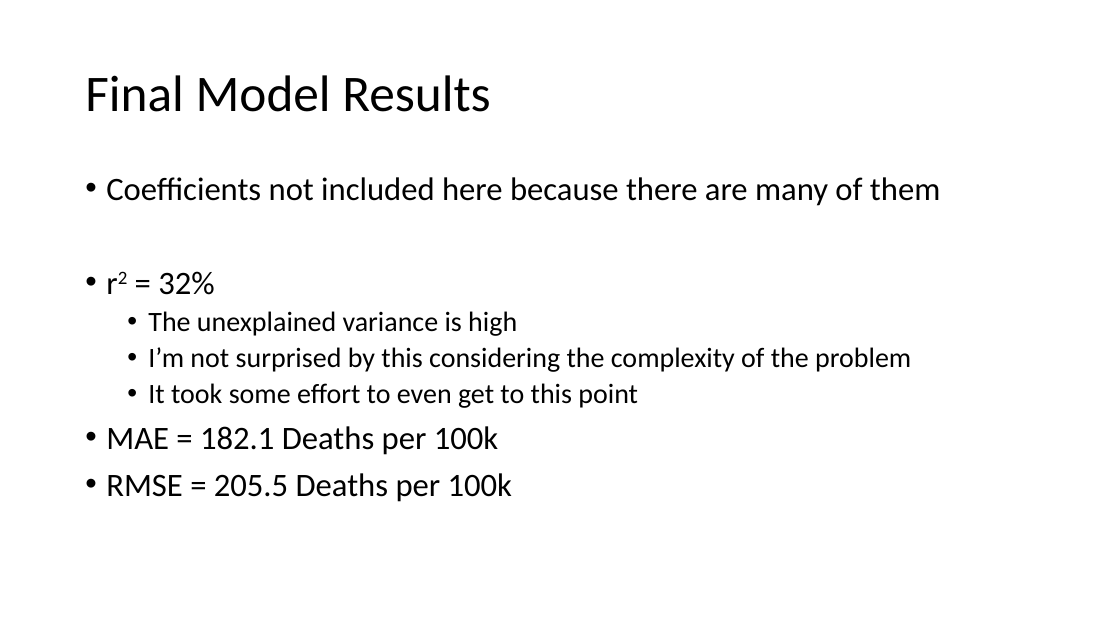
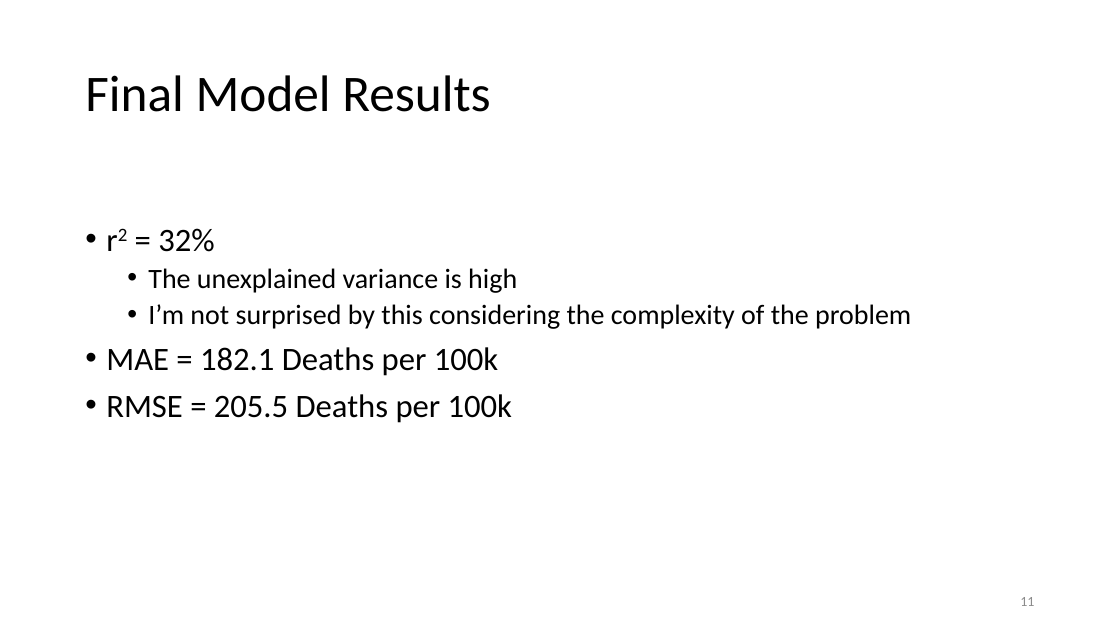
Before and after one commit to nkinnaird/CountyCovidIndexing, a slide deck: slide 11 of Presentation/CovidProjectPresentation.pptx (slide 9 before the commit). Drawn at 1120x630 pixels with LibreOffice and Linux fonts; fonts in the diff are those of the drawing. Boxes give left, top, right and bottom in pixels: in the first picture for what was removed or moved away, otherwise in the second. Text is boxed around its words. In the diff, an @@ line names an element or a change of style, - is before the commit and + after.

Commit message:
Final work on presentation before Friday, small updates to coefficient plots.

```diff
--- a/Presentation/CovidProjectPresentation.pptx
+++ b/Presentation/CovidProjectPresentation.pptx
@@ text at <box>106,177,940,206</box>: paragraph removed @@
-• Coefficients not included here because there are many of them
@@ text at <box>148,383,638,408</box>: paragraph removed @@
-  • It took some effort to even get to this point
@@ page number added at <box>1020,597,1034,606</box>, 12 pt, text #8C8C8C @@
+11
```
Also in this commit, not shown: 15 other slides changed, 4 slides added, 3 slides removed, 6 other files.
